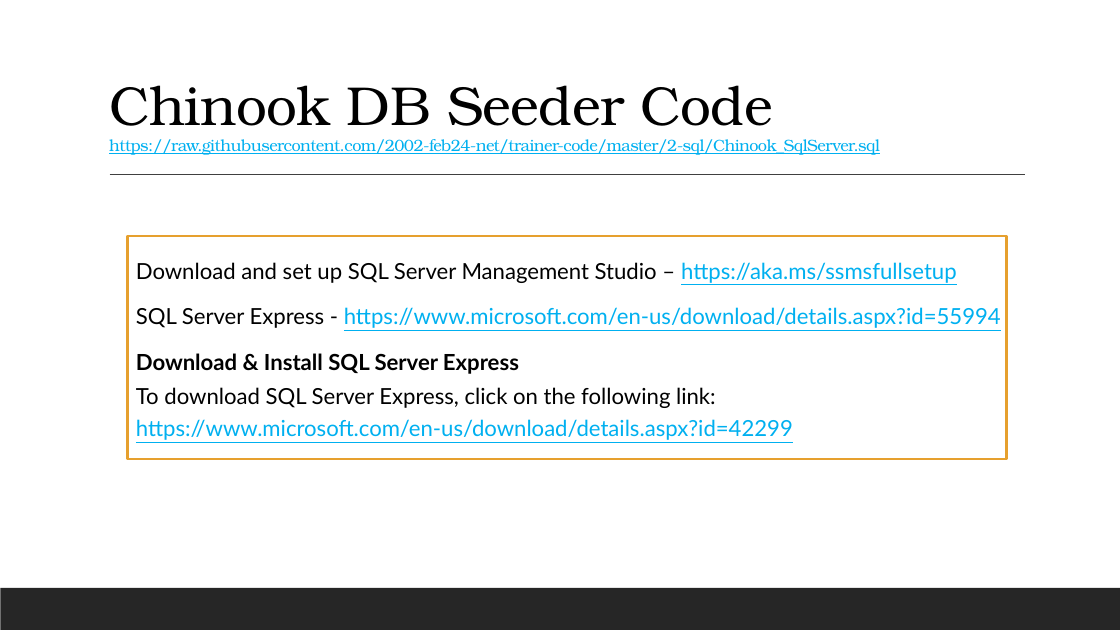
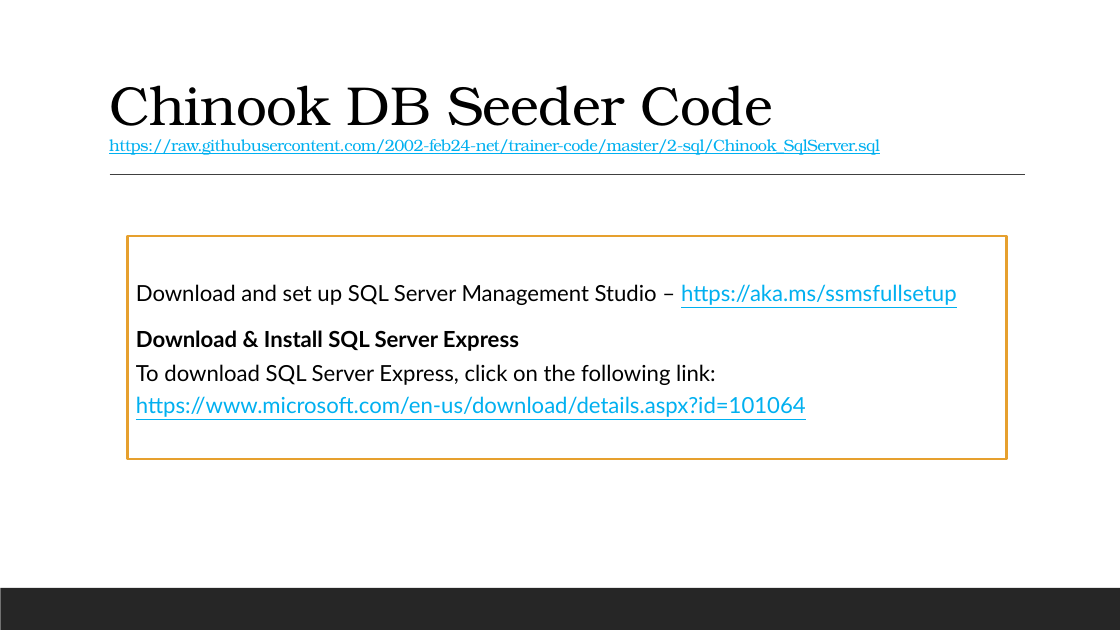
Before and after one commit to jimie2021/12062021-batch-repo, a slide deck: slide 34 of pdfs/w2/D7_.NET_RDBMS-DML.pptx. Drawn at 1120x630 pixels with LibreOffice and Linux fonts; fonts in the diff are those of the drawing. Boxes give left, top, right and bottom in pixels: in the first picture for what was removed or moved away, otherwise in the second. Text is boxed around its words. In the diff, an @@ line names an element or a change of style, - is before the commit and + after.

Commit message:
updates ppts

```diff
--- a/pdfs/w2/D7_.NET_RDBMS-DML.pptx
+++ b/pdfs/w2/D7_.NET_RDBMS-DML.pptx
@@ text at [136,307,1001,328]: paragraph removed @@
-  SQL Server Express - https://www.microsoft.com/en-us/download/details.aspx?id=55994
@@ text at [136,396,806,417]: text changed @@
-  https://www.microsoft.com/en-us/download/details.aspx?id=42299
+  https://www.microsoft.com/en-us/download/details.aspx?id=101064
```
Also in this commit, not shown: 4 other slides changed, 1 other file.
